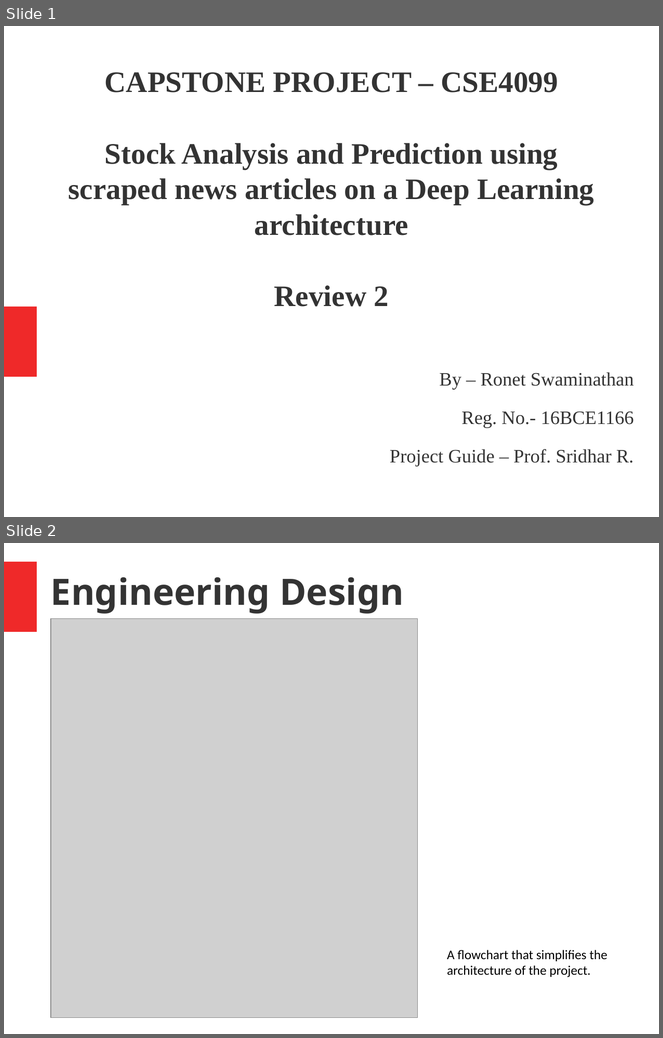
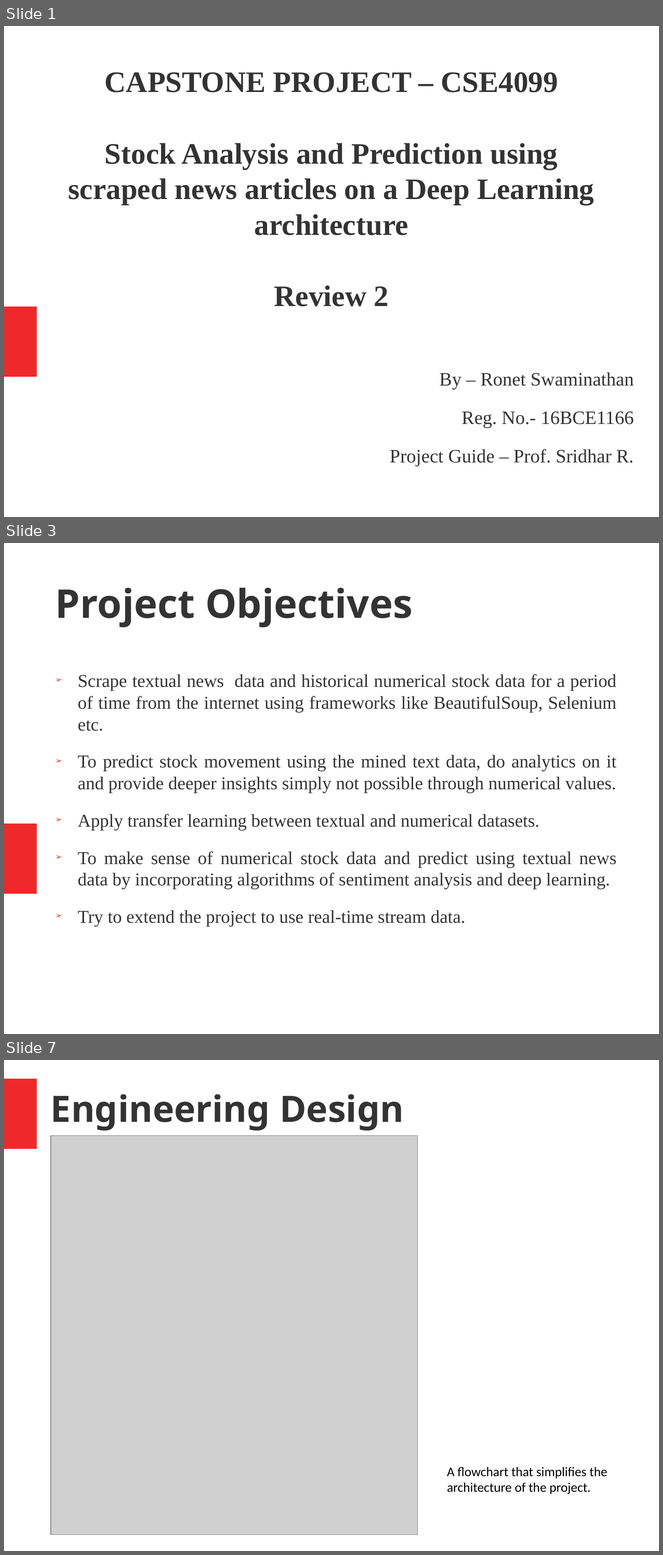
Before and after one commit to Ronet05/Stock-Market-Prediction-using-text-news-on-Deep-Learning-Architecture, a slide deck: Review 2.pptx. Shown one above the other, each under a label of ours: slides 1 and 2 before the commit, slides 1, 3 and 7 after it; the slides between them are not shown. The pictures are 663x1038 and 663x1555 pixels, drawn with LibreOffice and Linux fonts; fonts in the diff are those of the drawing; grey boxes stand for pictures. Boxes give left, top, right and bottom in pixels: in the first picture for what was removed or moved away, otherwise in the second. Text is boxed around its words. In the diff, an @@ line names an element or a change of style, - is before the commit and + after.

```diff
--- a/Review 2.pptx
+++ b/Review 2.pptx
@@ slide 3 added at (4, 543, 659, 1034), background #FFFFFF; not listed: 1 template element that a slide beside it also shows @@
@@ title added at (55, 588, 413, 628), 48 pt, text #333333, bold @@
+Project Objectives
@@ text added at (78, 674, 617, 927), 22 pt, text #333333 @@
+➢ Scrape textual news data and historical numerical stock data for a period of time from the internet using frameworks like BeautifulSoup, Selenium etc.
+➢ To predict stock movement using the mined text data, do analytics on it and provide deeper insights simply not possible through numerical values.
+➢ Apply transfer learning between textual and numerical datasets.
+➢ To make sense of numerical stock data and predict using textual news data by incorporating algorithms of sentiment analysis and deep learning.
+➢ Try to extend the project to use real-time stream data.
@@ what was slide 2 is now slide 7 @@
```
Also in this commit, not shown: 2 slides changed, 5 other slides added, 4 other files.
